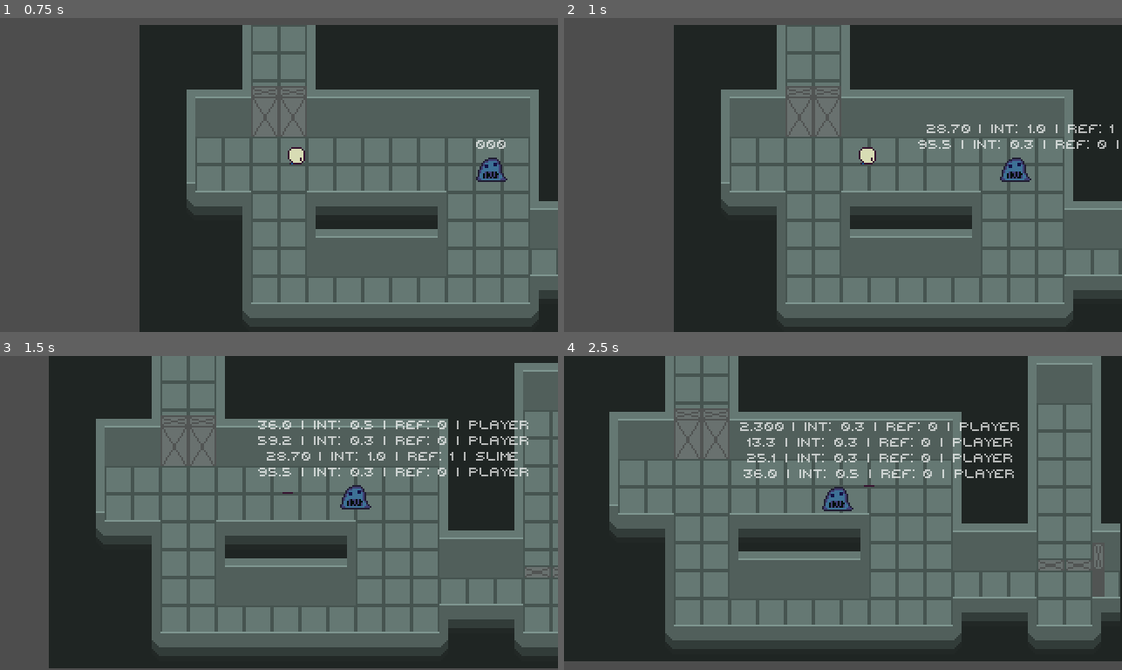
Above: before the commit, frames 1-4 (two rows, left to right).
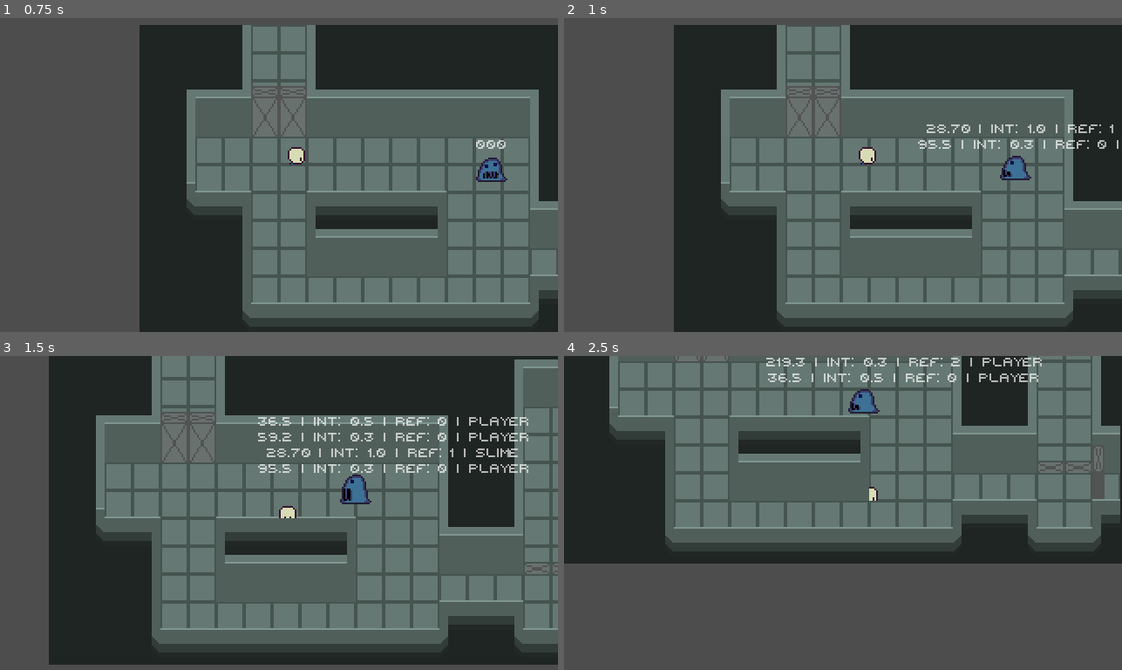
Above: after the commit, the same moments.

Repository: GrafikaKomputerowaProjekt/GrafikaKomputeorwaProjekt
Game: Godot game, scene res://raytracing_sandbox/demo_scene/raytracing_demo.tscn
The game is run twice, just before and just after one commit, with the same random seed, the same clock (stepped at 60 frames per second) and the same inputs. This scene is started directly instead of the project's main scene.
Inputs:
- Up to frame 1 (0.75 s): tap Enter (ui_accept) at 0.5 s; hold Right (move_right) from 0.53 s (still down); tap E (interact) at 0.6 s
- Up to frame 2 (1 s): keep holding Right (move_right); tap Enter (ui_accept) at 0.77 s
- Up to frame 3 (1.5 s): release Right (move_right) at 1.28 s; hold Down (move_down) from 1.28 s (still down); tap Shift (run) at 1.35 s
- Up to frame 4 (2.5 s): tap Enter (ui_accept) at 1.52 s; release Down (move_down) at 2.03 s; hold Right (move_right) from 2.03 s (still down); tap E (interact) at 2.1 s

Frame 1 is identical in both runs. In frame 2, 0.2% of the frame differs, in the area x 78-84%, y 43-53%; in frame 3, 14%; in frame 4, 60%, in the area x 0-100%, y 0-98%.

Commit message:
enemy animation

Diff:
--- a/game/entities/player.tscn
+++ b/game/entities/player.tscn
@@ -221,6 +221,7 @@
 
 [node name="Player" type="CharacterBody2D" unique_id=1799342814 groups=["Player"]]
 y_sort_enabled = true
+collision_layer = 2
 script = ExtResource("1_b0kkn")
 walk_sounds = Array[AudioStream]([ExtResource("2_oprnr"), ExtResource("3_8rie4"), ExtResource("4_dp3pk"), ExtResource(" …(182 unchanged characters)…
 run_sounds = Array[AudioStream]([ExtResource("13_rcwxb"), ExtResource("14_d2i2q"), ExtResource("15_mdqif"), ExtResource …(264 unchanged characters)…
--- a/game/entities/slime.gd
+++ b/game/entities/slime.gd
@@ -2,7 +2,7 @@
 
 @onready var sounds_source: Node2D = $SoundSource
 @onready var sfx_player: AudioStreamPlayer2D = $AudioStreamPlayer2D
-
+@onready var animation_player: AnimationPlayer = $AnimationPlayer
 @export var sound_manager: NodePath
 @export var movement_speed: float = 40.0
 @export var step_interval: float = 15.0 # Distance between "jumps" or sounds
@@ -47,6 +47,7 @@
 		if not chasing_player:
 			play_spotted_sound()
 			generate_enemy_sound()
+			play_sound_animation()
 
 		chasing_player = true
 		forget_player_timer = 0.0
@@ -99,6 +100,7 @@
 		distance_walked += step.length()
 		if distance_walked > step_interval:
 			play_slime_jump_sound()
+			play_sound_animation()
 			distance_walked = 0.0
 
 func _move_pixelwise(step: Vector2) -> void:
@@ -260,3 +262,27 @@
 	sfx_player.play()
 
 	print("Playing: ", sfx_player.stream)
+
+func play_sound_animation() -> void:
+	var anim_name := get_sound_animation_name(last_look_dir)
+
+	if animation_player.has_animation(anim_name):
+		animation_player.play(anim_name)
+	else:
+		print("Brak animacji: ", anim_name)
+
+
+func get_sound_animation_name(dir: Vector2) -> String:
+	if dir == Vector2.ZERO:
+		dir = Vector2.DOWN
+
+	if abs(dir.x) > abs(dir.y):
+		if dir.x > 0:
+			return "rawr_right"
+		else:
+			return "rawr_left"
+	else:
+		if dir.y > 0:
+			return "rawr_brack"
+		else:
+			return "rawr_frint"
--- a/game/entities/slime.tscn
+++ b/game/entities/slime.tscn
@@ -6,6 +6,10 @@
 [ext_resource type="Script" uid="uid://4og7trh8vfa2" path="res://raytracing_sandbox/sound_source.gd" id="2_imykf"]
 [ext_resource type="Script" uid="uid://b4f2fephx2if6" path="res://raytracing_sandbox/sound_listener.gd" id="3_twkr4"]
 [ext_resource type="FontFile" uid="uid://cwni1nwdy4hv1" path="res://assets/fonts/pixy/PIXY.otf" id="5_f28eq"]
+[ext_resource type="Texture2D" uid="uid://wq2hlcddqwhe" path="res://assets/enemies/rawr_p-Sheet.png" id="6_hjg4g"]
+[ext_resource type="Texture2D" uid="uid://c1naisieuq8xl" path="res://assets/enemies/rawr_l-Sheet.png" id="7_6pidl"]
+[ext_resource type="Texture2D" uid="uid://c7xdtlsjetyue" path="res://assets/enemies/rawr_t-Sheet.png" id="7_jwo4a"]
+[ext_resource type="Texture2D" uid="uid://dcp4dbr4qhd1a" path="res://assets/enemies/rawr_r-Sheet.png" id="8_o7h1u"]
 
 [sub_resource type="CapsuleShape2D" id="CapsuleShape2D_f28eq"]
 radius = 1.0
@@ -19,6 +23,274 @@
 font = ExtResource("5_f28eq")
 font_size = 10
 font_color = Color(1, 1, 1, 0.6745098)
+
+[sub_resource type="Animation" id="Animation_6pidl"]
+length = 0.001
+tracks/0/type = "value"
+tracks/0/imported = false
+tracks/0/enabled = true
+tracks/0/path = NodePath("Sprite2D:texture")
+tracks/0/interp = 1
+tracks/0/loop_wrap = true
+tracks/0/keys = {
+"times": PackedFloat32Array(0),
+"transitions": PackedFloat32Array(1),
+"update": 1,
+"values": [ExtResource("1_tm2b2")]
+}
+tracks/1/type = "value"
+tracks/1/imported = false
+tracks/1/enabled = true
+tracks/1/path = NodePath("Sprite2D:frame")
+tracks/1/interp = 1
+tracks/1/loop_wrap = true
+tracks/1/keys = {
+"times": PackedFloat32Array(0),
+"transitions": PackedFloat32Array(1),
+"update": 1,
+"values": [0]
+}
+tracks/2/type = "value"
+tracks/2/imported = false
+tracks/2/enabled = true
+tracks/2/path = NodePath("Sprite2D:hframes")
+tracks/2/interp = 1
+tracks/2/loop_wrap = true
+tracks/2/keys = {
+"times": PackedFloat32Array(0),
+"transitions": PackedFloat32Array(1),
+"update": 1,
+"values": [4]
+}
+tracks/3/type = "value"
+tracks/3/imported = false
+tracks/3/enabled = true
+tracks/3/path = NodePath("Sprite2D:position")
+tracks/3/interp = 1
+tracks/3/loop_wrap = true
+tracks/3/keys = {
+"times": PackedFloat32Array(0),
+"transitions": PackedFloat32Array(1),
+"update": 0,
+"values": [Vector2(0, -7)]
+}
+
+[sub_resource type="Animation" id="Animation_dybpp"]
+resource_name = "rawr_back"
+step = 0.14285715
+tracks/0/type = "value"
+tracks/0/imported = false
+tracks/0/enabled = true
+tracks/0/path = NodePath("Sprite2D:texture")
+tracks/0/interp = 1
+tracks/0/loop_wrap = true
+tracks/0/keys = {
+"times": PackedFloat32Array(0),
+"transitions": PackedFloat32Array(1),
+"update": 1,
+"values": [ExtResource("7_jwo4a")]
+}
+tracks/1/type = "value"
+tracks/1/imported = false
+tracks/1/enabled = true
+tracks/1/path = NodePath("Sprite2D:frame")
+tracks/1/interp = 1
+tracks/1/loop_wrap = true
+tracks/1/keys = {
+"times": PackedFloat32Array(0, 0.14285715, 0.2857143, 0.42857146, 0.5714286, 0.71428573, 0.8571429),
+"transitions": PackedFloat32Array(1, 1, 1, 1, 1, 1, 1),
+"update": 1,
+"values": [0, 1, 2, 3, 4, 5, 6]
+}
+tracks/2/type = "value"
+tracks/2/imported = false
+tracks/2/enabled = true
+tracks/2/path = NodePath("Sprite2D:hframes")
+tracks/2/interp = 1
+tracks/2/loop_wrap = true
+tracks/2/keys = {
+"times": PackedFloat32Array(0),
+"transitions": PackedFloat32Array(1),
+"update": 1,
+"values": [7]
+}
+tracks/3/type = "value"
+tracks/3/imported = false
+tracks/3/enabled = true
+tracks/3/path = NodePath("Sprite2D:position")
+tracks/3/interp = 1
+tracks/3/loop_wrap = true
+tracks/3/keys = {
+"times": PackedFloat32Array(0),
+"transitions": PackedFloat32Array(1),
+"update": 0,
+"values": [Vector2(3, -13)]
+}
+
+[sub_resource type="Animation" id="Animation_o7h1u"]
+resource_name = "rawr_front"
+step = 0.14285715
+tracks/0/type = "value"
+tracks/0/imported = false
+tracks/0/enabled = true
+tracks/0/path = NodePath("Sprite2D:texture")
+tracks/0/interp = 1
+tracks/0/loop_wrap = true
+tracks/0/keys = {
+"times": PackedFloat32Array(0),
+"transitions": PackedFloat32Array(1),
+"update": 1,
+"values": [ExtResource("6_hjg4g")]
+}
+tracks/1/type = "value"
+tracks/1/imported = false
+tracks/1/enabled = true
+tracks/1/path = NodePath("Sprite2D:frame")
+tracks/1/interp = 1
+tracks/1/loop_wrap = true
+tracks/1/keys = {
+"times": PackedFloat32Array(0, 0.14285715, 0.2857143, 0.42857146, 0.5714286, 0.71428573, 0.8571429),
+"transitions": PackedFloat32Array(1, 1, 1, 1, 1, 1, 1),
+"update": 1,
+"values": [0, 1, 2, 3, 4, 5, 6]
+}
+tracks/2/type = "value"
+tracks/2/imported = false
+tracks/2/enabled = true
+tracks/2/path = NodePath("Sprite2D:hframes")
+tracks/2/interp = 1
+tracks/2/loop_wrap = true
+tracks/2/keys = {
+"times": PackedFloat32Array(0),
+"transitions": PackedFloat32Array(1),
+"update": 1,
+"values": [7]
+}
+tracks/3/type = "value"
+tracks/3/imported = false
+tracks/3/enabled = true
+tracks/3/path = NodePath("Sprite2D:position")
+tracks/3/interp = 1
+tracks/3/loop_wrap = true
+tracks/3/keys = {
+"times": PackedFloat32Array(0),
+"transitions": PackedFloat32Array(1),
+"update": 0,
+"values": [Vector2(3, -9)]
+}
+
+[sub_resource type="Animation" id="Animation_jwo4a"]
+resource_name = "rawr_left"
+step = 0.14285715
+tracks/0/type = "value"
+tracks/0/imported = false
+tracks/0/enabled = true
+tracks/0/path = NodePath("Sprite2D:texture")
+tracks/0/interp = 1
+tracks/0/loop_wrap = true
+tracks/0/keys = {
+"times": PackedFloat32Array(0),
+"transitions": PackedFloat32Array(1),
+"update": 1,
+"values": [ExtResource("7_6pidl")]
+}
+tracks/1/type = "value"
+tracks/1/imported = false
+tracks/1/enabled = true
+tracks/1/path = NodePath("Sprite2D:frame")
+tracks/1/interp = 1
+tracks/1/loop_wrap = true
+tracks/1/keys = {
+"times": PackedFloat32Array(0, 0.14285715, 0.2857143, 0.42857146, 0.5714286, 0.71428573, 0.8571429),
+"transitions": PackedFloat32Array(1, 1, 1, 1, 1, 1, 1),
+"update": 1,
+"values": [0, 1, 2, 3, 4, 5, 6]
+}
+tracks/2/type = "value"
+tracks/2/imported = false
+tracks/2/enabled = true
+tracks/2/path = NodePath("Sprite2D:hframes")
+tracks/2/interp = 1
+tracks/2/loop_wrap = true
+tracks/2/keys = {
+"times": PackedFloat32Array(0),
+"transitions": PackedFloat32Array(1),
+"update": 1,
+"values": [7]
+}
+tracks/3/type = "value"
+tracks/3/imported = false
+tracks/3/enabled = true
+tracks/3/path = NodePath("Sprite2D:position")
+tracks/3/interp = 1
+tracks/3/loop_wrap = true
+tracks/3/keys = {
+"times": PackedFloat32Array(0),
+"transitions": PackedFloat32Array(1),
+"update": 0,
+"values": [Vector2(2, -8)]
+}
+
+[sub_resource type="Animation" id="Animation_cauem"]
+resource_name = "rawr_right"
+step = 0.14285715
+tracks/0/type = "value"
+tracks/0/imported = false
+tracks/0/enabled = true
+tracks/0/path = NodePath("Sprite2D:texture")
+tracks/0/interp = 1
+tracks/0/loop_wrap = true
+tracks/0/keys = {
+"times": PackedFloat32Array(0),
+"transitions": PackedFloat32Array(1),
+"update": 1,
+"values": [ExtResource("8_o7h1u")]
+}
+tracks/1/type = "value"
+tracks/1/imported = false
+tracks/1/enabled = true
+tracks/1/path = NodePath("Sprite2D:frame")
+tracks/1/interp = 1
+tracks/1/loop_wrap = true
+tracks/1/keys = {
+"times": PackedFloat32Array(0, 0.14285715, 0.2857143, 0.42857146, 0.5714286, 0.71428573, 0.8571429),
+"transitions": PackedFloat32Array(1, 1, 1, 1, 1, 1, 1),
+"update": 1,
+"values": [0, 1, 2, 3, 4, 5, 6]
+}
+tracks/2/type = "value"
+tracks/2/imported = false
+tracks/2/enabled = true
+tracks/2/path = NodePath("Sprite2D:hframes")
+tracks/2/interp = 1
+tracks/2/loop_wrap = true
+tracks/2/keys = {
+"times": PackedFloat32Array(0),
+"transitions": PackedFloat32Array(1),
+"update": 1,
+"values": [7]
+}
+tracks/3/type = "value"
+tracks/3/imported = false
+tracks/3/enabled = true
+tracks/3/path = NodePath("Sprite2D:position")
+tracks/3/interp = 1
+tracks/3/loop_wrap = true
+tracks/3/keys = {
+"times": PackedFloat32Array(0),
+"transitions": PackedFloat32Array(1),
+"update": 0,
+"values": [Vector2(2, -13)]
+}
+
+[sub_resource type="AnimationLibrary" id="AnimationLibrary_jwo4a"]
+_data = {
+&"RESET": SubResource("Animation_6pidl"),
+&"rawr_back": SubResource("Animation_dybpp"),
+&"rawr_front": SubResource("Animation_o7h1u"),
+&"rawr_left": SubResource("Animation_jwo4a"),
+&"rawr_right": SubResource("Animation_cauem")
+}
 
 [node name="Slime" type="CharacterBody2D" unique_id=375529188]
 z_index = 1
@@ -65,4 +337,7 @@
 
 [node name="AudioStreamPlayer2D" type="AudioStreamPlayer2D" parent="." unique_id=1567222978]
 
+[node name="AnimationPlayer" type="AnimationPlayer" parent="." unique_id=147688134]
+libraries/ = SubResource("AnimationLibrary_jwo4a")
+
 [connection signal="sound_heard" from="SoundListener" to="." method="_on_sound_listener_sound_heard"]
--- a/game/raytracing_sandbox/demo_scene/raytracing_demo.tscn
+++ b/game/raytracing_sandbox/demo_scene/raytracing_demo.tscn
@@ -206,7 +206,7 @@
 
 [node name="Player" parent="." unique_id=1799342814 instance=ExtResource("1_4kino")]
 position = Vector2(73, 86)
-collision_mask = 2
+collision_layer = 2
 sound_manager = NodePath("../SoundRayManager")
 
 [node name="SoundRayManager" type="Node2D" parent="." unique_id=2078709288]
--- a/game/stages/level1.tscn
+++ b/game/stages/level1.tscn
@@ -146,6 +146,7 @@
 
 [node name="Player" parent="." unique_id=1799342814 instance=ExtResource("3_8ebg0")]
 position = Vector2(61, 80)
+collision_layer = 1
 
 [node name="Door" parent="." unique_id=590026876 instance=ExtResource("3_2gqwx")]
 position = Vector2(272, -16)
Binary file added: game/assets/enemies/rawr_l-Sheet.png
Not shown, added: game/assets/enemies/rawr_l-Sheet.png.import
Binary file added: game/assets/enemies/rawr_p-Sheet.png
Not shown, added: game/assets/enemies/rawr_p-Sheet.png.import
Binary file added: game/assets/enemies/rawr_r-Sheet.png
Not shown, added: game/assets/enemies/rawr_r-Sheet.png.import
Binary file added: game/assets/enemies/rawr_t-Sheet.png
Not shown, added: game/assets/enemies/rawr_t-Sheet.png.import
